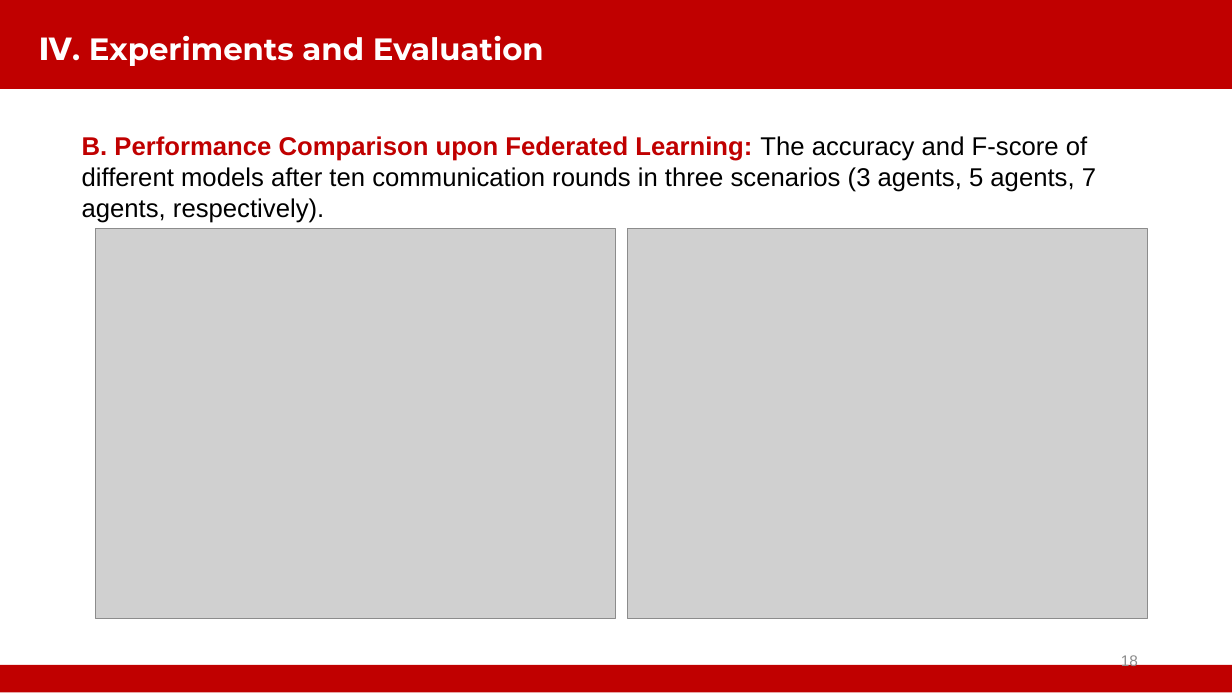
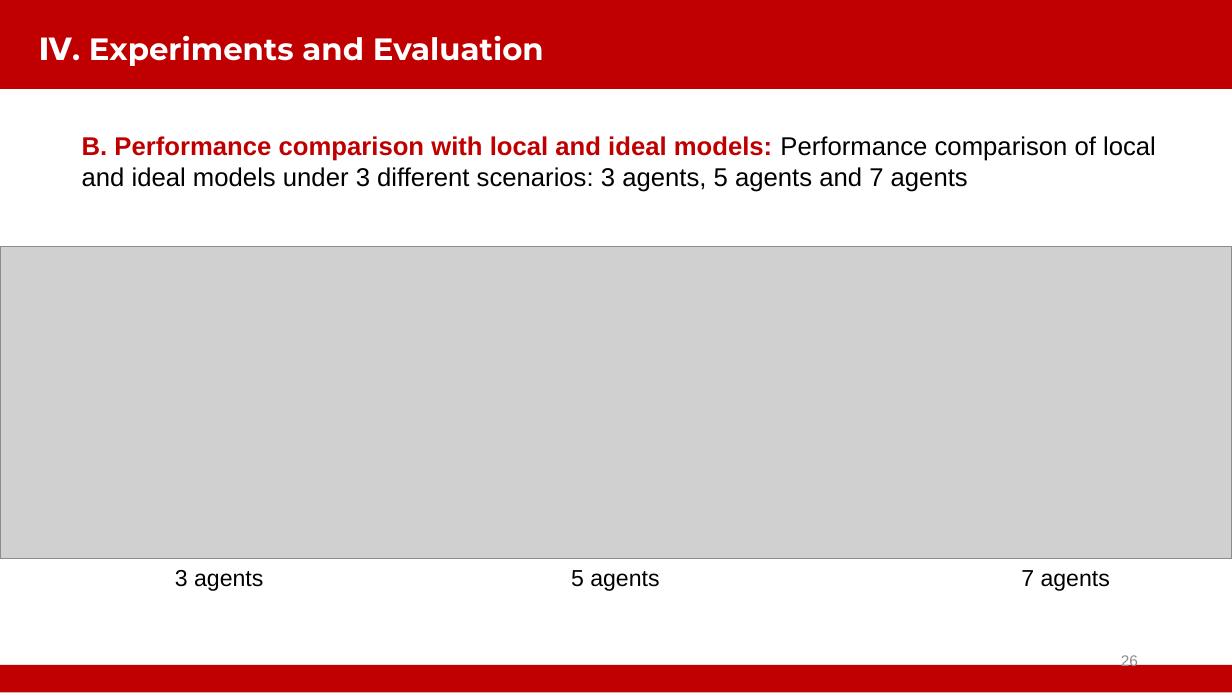
Before and after one commit to WhileBug/FLPhish, a slide deck: slide 26 of PPT/SecFL-Beibei Li.pptx (slide 18 before the commit). Drawn at 1232x693 pixels with LibreOffice and Linux fonts; fonts in the diff are those of the drawing; grey boxes stand for pictures; background and template pictures are left out. Boxes give left, top, right and bottom in pixels: in the first picture for what was removed or moved away, otherwise in the second. Text is boxed around its words. In the diff, an @@ line names an element or a change of style, - is before the commit and + after.

```diff
--- a/PPT/SecFL-Beibei Li.pptx
+++ b/PPT/SecFL-Beibei Li.pptx
@@ text at (x1=82, y1=136, x2=1156, y2=192): text changed @@
-B. Performance Comparison upon Federated Learning: The accuracy and F-score of different models after ten communication rounds in three scenarios (3 agents, 5 agents, 7 agents, respectively).
+B. Performance comparison with local and ideal models: Performance comparison of local and ideal models under 3 different scenarios: 3 agents, 5 agents and 7 agents
@@ picture removed at (x1=95, y1=228, x2=616, y2=618) @@
@@ picture removed at (x1=628, y1=228, x2=1148, y2=618) @@
@@ picture added at (x1=0, y1=247, x2=1232, y2=559) @@
@@ text added at (x1=175, y1=570, x2=263, y2=591), 18 pt, text #000000 @@
+3 agents
@@ text added at (x1=571, y1=570, x2=659, y2=591), 18 pt, text #000000 @@
+5 agents
@@ text added at (x1=1021, y1=570, x2=1110, y2=591), 18 pt, text #000000 @@
+7 agents
@@ page number at (x1=1121, y1=654, x2=1138, y2=670): text changed @@
-18
+26
```
Also in this commit, not shown: 11 other slides changed, 10 slides added, 2 slides removed, 16 other files.
